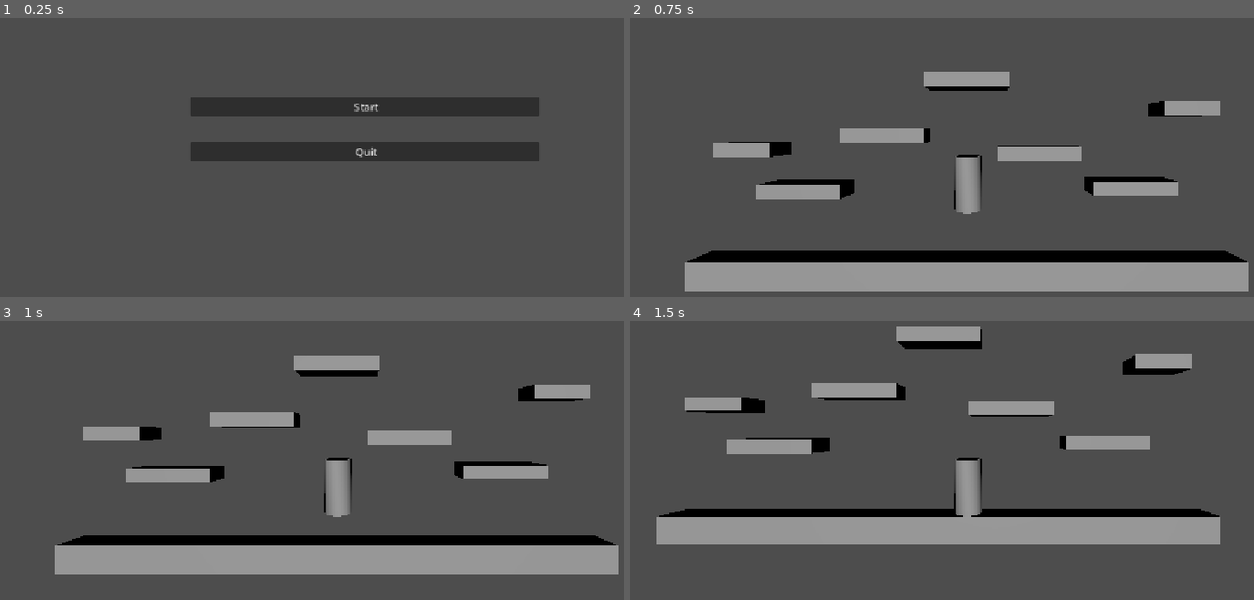
Above: before the commit, frames 1-4 (two rows, left to right).
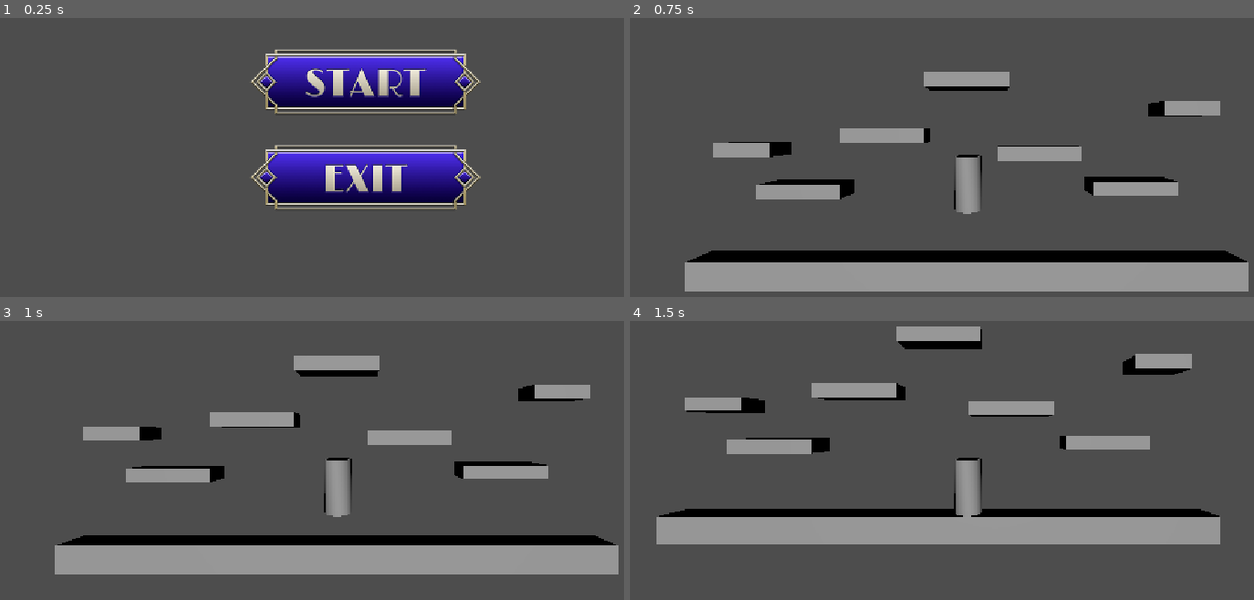
Above: after the commit, the same moments.

Repository: JoesRealAccount/ggj_2026
Game: Godot game, scene res://main_screen.tscn
The game is run twice, just before and just after one commit, with the same random seed, the same clock (stepped at 60 frames per second) and the same inputs.
Inputs (mouse positions are in pixels of both pictures, inside the frame that each line leads up to; where the layout moved, square brackets give the same spot in the first picture):
- Up to frame 1 (0.25 s): no input
- Up to frame 2 (0.75 s): click (991, 82) [991, 107] at 0.5 s
- Up to frame 3 (1 s): no input
- Up to frame 4 (1.5 s): hold D (move_right) from 1.28 s (still down)

The runs differ from the first frame. In frame 1, 18% of the frame differs, in the area x 30-87%, y 11-69%; in frame 2, nothing differs; in frame 3, nothing differs; in frame 4, nothing differs.

Commit message:
Add Start and Exit button textures; update main screen scene references

Diff:
--- a/main_screen.tscn
+++ b/main_screen.tscn
@@ -1,8 +1,8 @@
 [gd_scene format=3 uid="uid://lp7hcybwol1c"]
 
 [ext_resource type="Script" uid="uid://csy6kq4j2ybg7" path="res://main_screen.gd" id="1_tjn2e"]
-
-[sub_resource type="ImageTexture" id="ImageTexture_0hkt3"]
+[ext_resource type="Texture2D" uid="uid://cl0lkq22468iu" path="res://Start.png" id="2_w0p2i"]
+[ext_resource type="Texture2D" uid="uid://c7is0blqjfph4" path="res://Exit.png" id="3_7a4el"]
 
 [node name="TitleScreen" type="Control" unique_id=1641681516]
 layout_mode = 3
@@ -28,15 +28,21 @@
 theme_override_constants/separation = 40
 alignment = 1
 
-[node name="ButtonStart" type="Button" parent="MarginContainer/VBoxContainer" unique_id=898432812]
+[node name="HBoxContainer" type="HBoxContainer" parent="MarginContainer/VBoxContainer" unique_id=1323957951]
 layout_mode = 2
-text = "Start"
-icon = SubResource("ImageTexture_0hkt3")
+alignment = 1
 
-[node name="ButtonQuit" type="Button" parent="MarginContainer/VBoxContainer" unique_id=1131014016]
+[node name="ButtonStart" type="TextureButton" parent="MarginContainer/VBoxContainer/HBoxContainer" unique_id=1894593326]
 layout_mode = 2
-text = "Quit"
-icon = SubResource("ImageTexture_0hkt3")
+texture_normal = ExtResource("2_w0p2i")
 
-[connection signal="pressed" from="MarginContainer/VBoxContainer/ButtonStart" to="." method="_on_button_start_pressed"]
-[connection signal="pressed" from="MarginContainer/VBoxContainer/ButtonQuit" to="." method="_on_button_quit_pressed"]
+[node name="HBoxContainer2" type="HBoxContainer" parent="MarginContainer/VBoxContainer" unique_id=613564034]
+layout_mode = 2
+alignment = 1
+
+[node name="ButtonQuit" type="TextureButton" parent="MarginContainer/VBoxContainer/HBoxContainer2" unique_id=1735702469]
+layout_mode = 2
+texture_normal = ExtResource("3_7a4el")
+
+[connection signal="pressed" from="MarginContainer/VBoxContainer/HBoxContainer/ButtonStart" to="." method="_on_button_start_pressed"]
+[connection signal="pressed" from="MarginContainer/VBoxContainer/HBoxContainer2/ButtonQuit" to="." method="_on_button_quit_pressed"]
Binary file added: Exit.png
Not shown, added: Exit.png.import
Binary file added: Start.png
Not shown, added: Start.png.import
